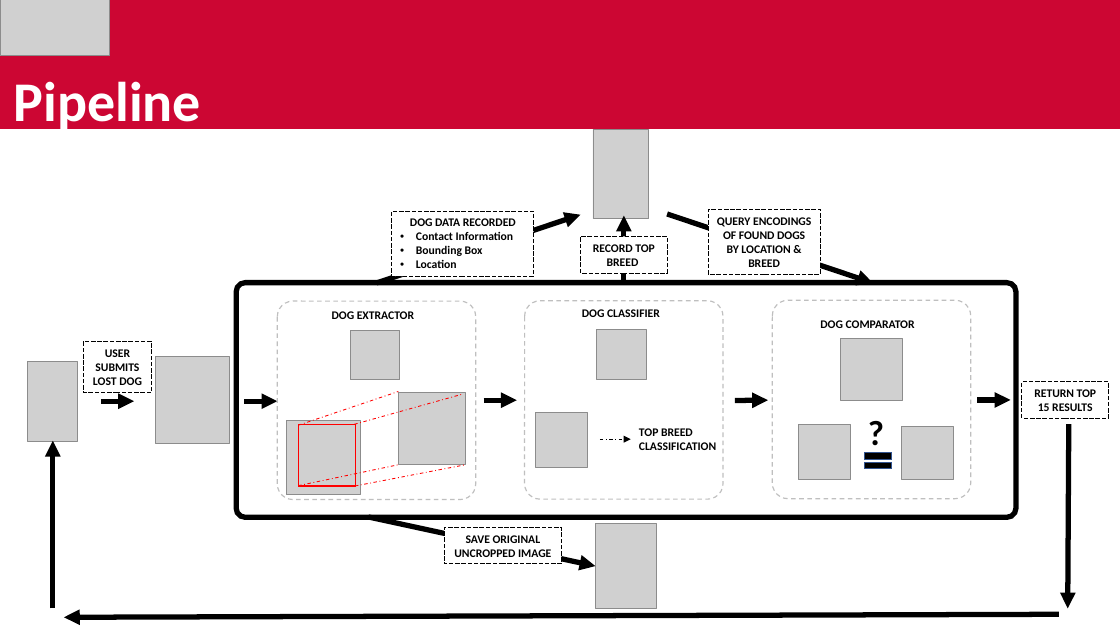
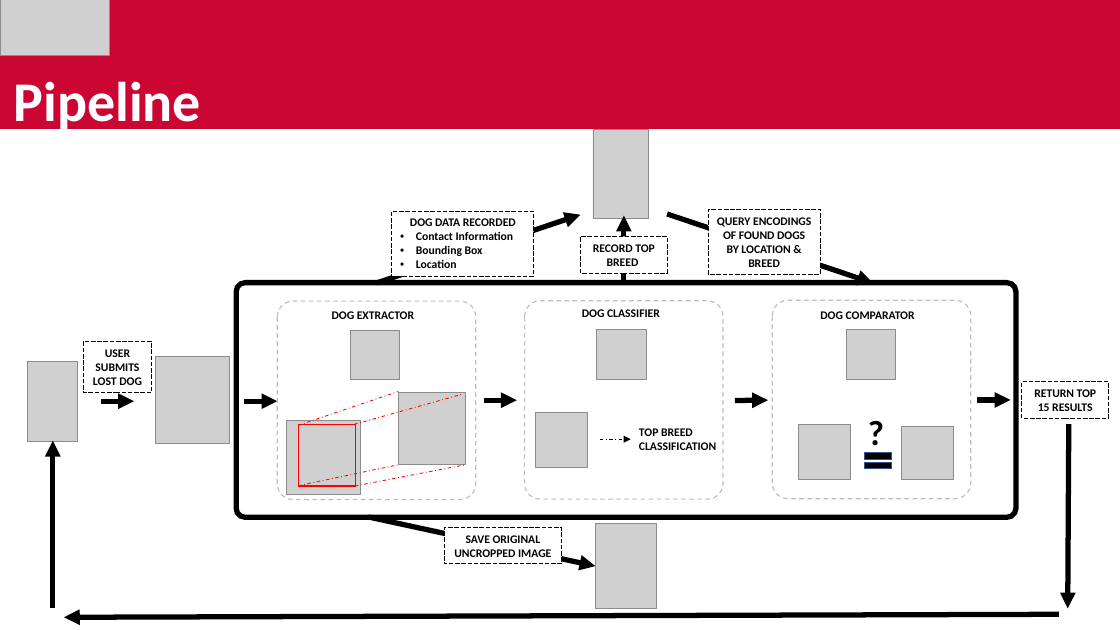
Before and after one commit to avickars/Dog-Application, a slide deck: slide 2 of final_presentation.pptx. Drawn at 1120x630 pixels with LibreOffice and Linux fonts; fonts in the diff are those of the drawing; grey boxes stand for pictures. Boxes give left, top, right and bottom in pixels: in the first picture for what was removed or moved away, otherwise in the second. Text is boxed around its words. In the diff, an @@ line names an element or a change of style, - is before the commit and + after.

```diff
--- a/final_presentation.pptx
+++ b/final_presentation.pptx
@@ text "DOG COMPARATOR": place and size @@
-text "DOG COMPARATOR" at (820,320,915,328)
+text "DOG COMPARATOR" at (820,311,915,319)
@@ picture: place and size @@
-picture at (840,339,902,401)
+picture at (847,330,897,380)
```
